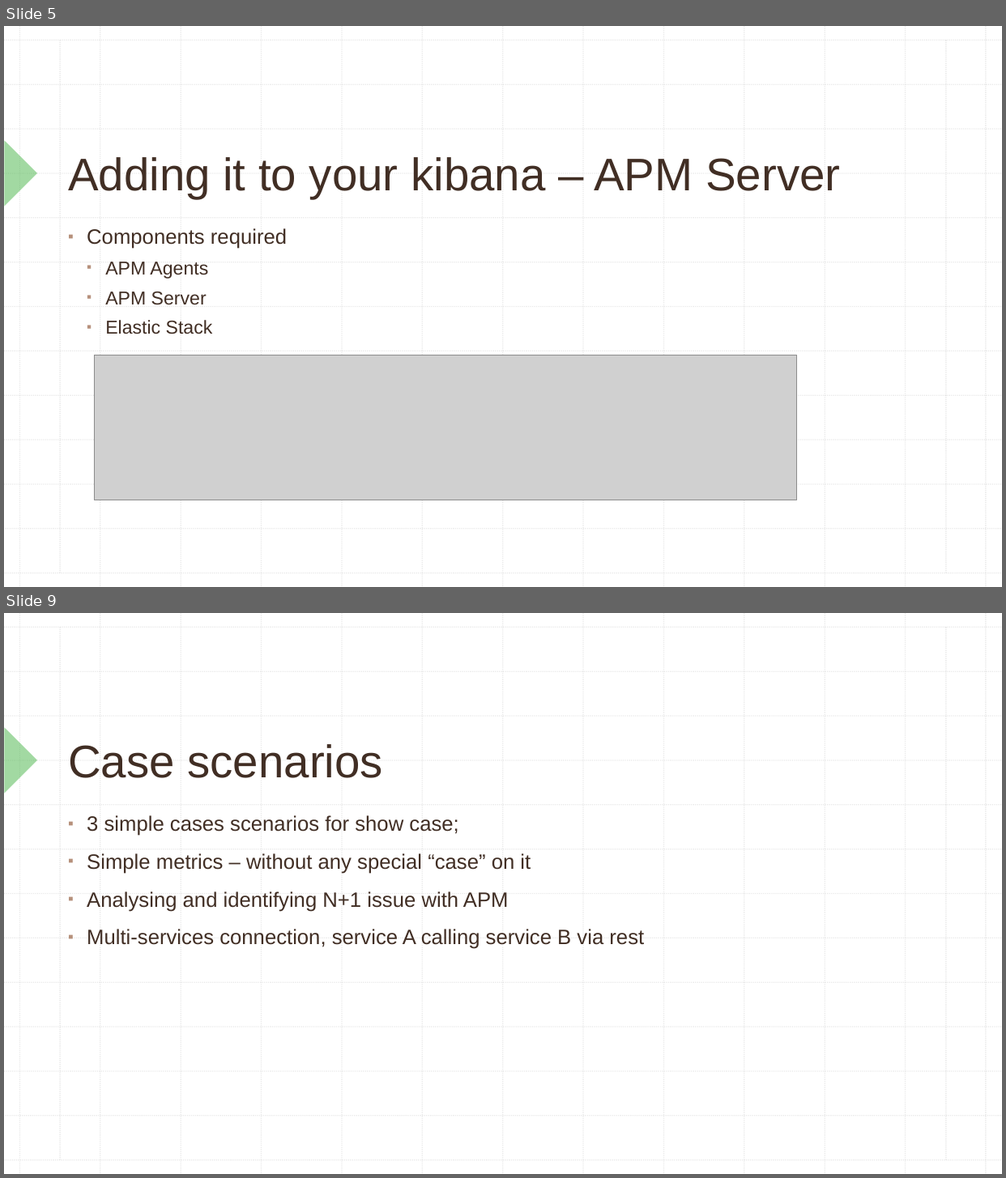
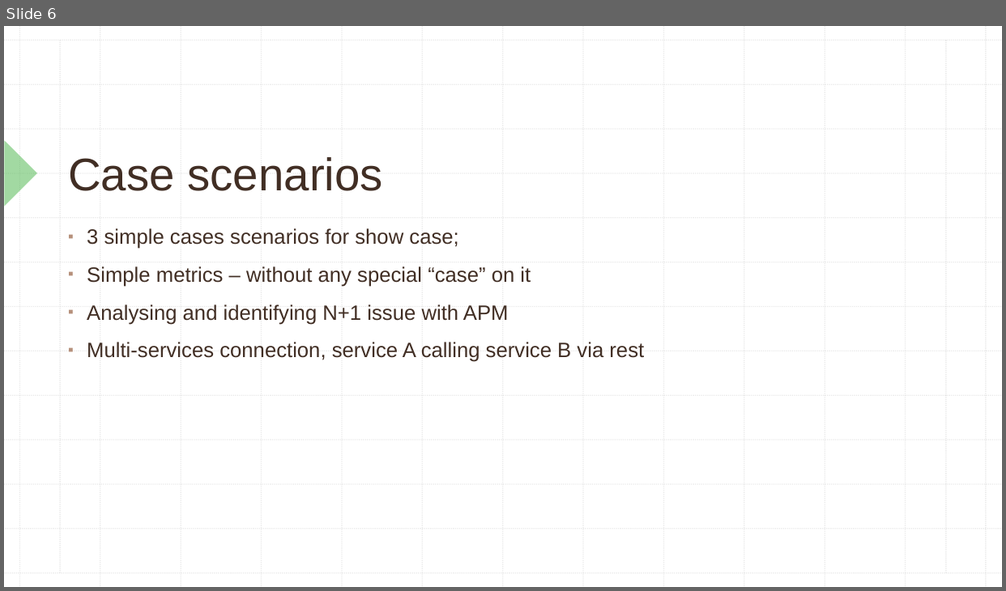
Before and after one commit to viniciustoni/kibana-apm-meetup, a slide deck: Kibana APM.pptx. Shown one above the other, each under a label of ours: slides 5 and 9 before the commit, slide 6 after it; the slides between them are not shown. The pictures are 1006x1178 and 1006x591 pixels, drawn with LibreOffice and Linux fonts; fonts in the diff are those of the drawing; grey boxes stand for pictures. Boxes give left, top, right and bottom in pixels: in the first picture for what was removed or moved away, otherwise in the second. Text is boxed around its words. In the diff, an @@ line names an element or a change of style, - is before the commit and + after.

```diff
--- a/Kibana APM.pptx
+++ b/Kibana APM.pptx
@@ slide 5 removed at (x1=4, y1=26, x2=1002, y2=587), background #FFFFFF; not listed: 29 template elements that a slide beside it also shows @@
@@ title removed at (x1=68, y1=157, x2=840, y2=199) @@
-Adding it to your kibana – APM Server
@@ text removed at (x1=87, y1=228, x2=287, y2=335) @@
-▪ Components required
-  ▪ APM Agents
-  ▪ APM Server
-  ▪ Elastic Stack
@@ picture removed at (x1=95, y1=356, x2=797, y2=501) @@
@@ what was slide 9 is now slide 6 @@
```
Also in this commit, not shown: 5 slides changed, 5 other slides removed, 1 other file.
